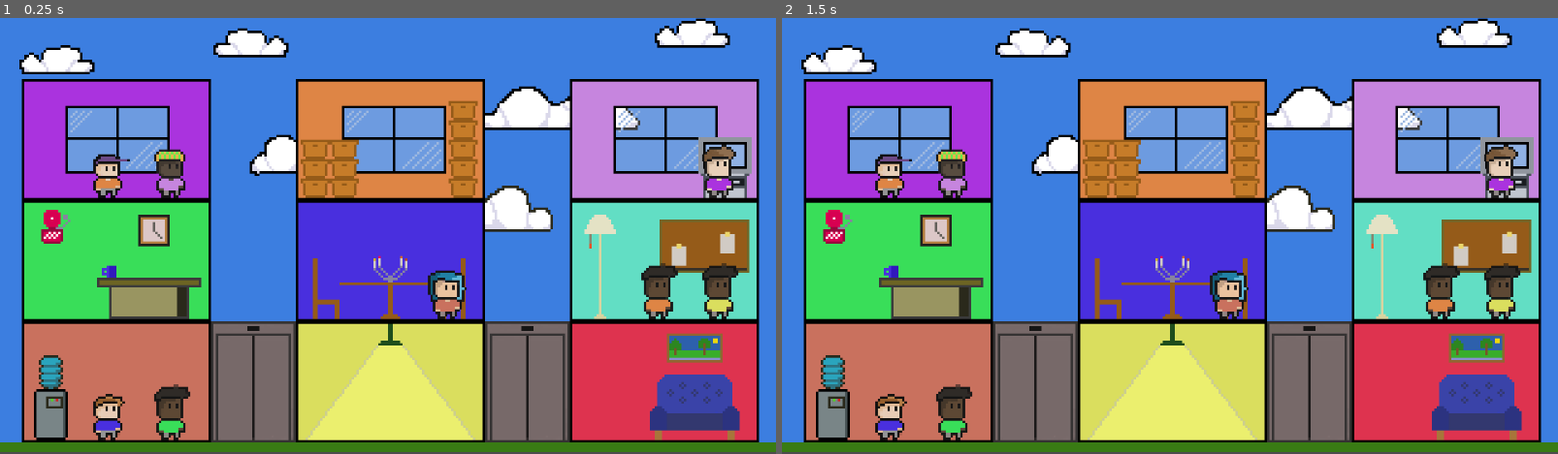
Above: before the commit, frames 1-2 (left to right).
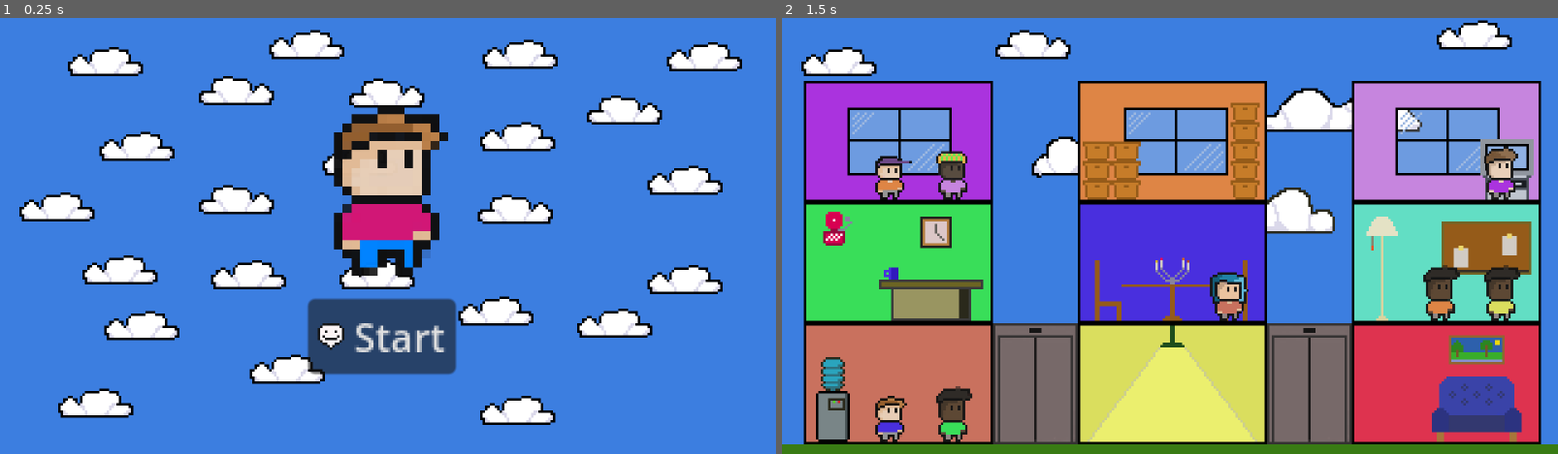
Above: after the commit, the same moments.

Repository: gunarp/gjds-game-jam2
Game: Godot game, scene res://scenes/main.tscn
Two runs of this game, one before a commit and one after it. Both use one fixed random seed, a clock stepped at 60 frames per second and the inputs below.
Inputs (mouse positions are in pixels of both pictures, inside the frame that each line leads up to):
- Up to frame 1 (0.25 s): no input
- Up to frame 2 (1.5 s): click (1162, 336) at 0.5 s, where only the run after the commit has a clickable "Start"; tap Enter at 1.25 s

The runs differ from the first frame. In frame 1, 77% of the frame differs, in the area x 0-100%, y 0-100%; in frame 2, 11%.

Commit message:
add load in screen, level complete overlay, and win screen

Diff:
--- a/resource/levels/level_1.tres
+++ /dev/null
@@ -1,112 +0,0 @@
-[gd_resource type="Resource" script_class="LevelData" load_steps=22 format=3 uid="uid://ce8ticml60k8b"]
-
-[ext_resource type="Script" uid="uid://dy2hcpxq84lej" path="res://resource/levels/serialized_building.gd" id="1_ysavn"]
-[ext_resource type="Script" uid="uid://bwjikpjcoc5di" path="res://resource/levels/level_data.gd" id="2_8rktw"]
-[ext_resource type="Script" uid="uid://c270orf2dreww" path="res://resource/levels/serialized_room.gd" id="2_wk8b6"]
-[ext_resource type="Script" uid="uid://bq4eontb3vu1v" path="res://resource/levels/serliazed_passenger.gd" id="3_ci200"]
-[ext_resource type="Texture2D" uid="uid://bynq2f3dpi716" path="res://resource/assets/art/level_1.png" id="3_cpvnc"]
-[ext_resource type="Texture2D" uid="uid://c4n5paexjayxk" path="res://resource/temp_assets/icon1.png" id="4_dyoow"]
-[ext_resource type="Texture2D" uid="uid://bxmdam7lqmsxm" path="res://resource/temp_assets/icon2.png" id="5_rtx0v"]
-
-[sub_resource type="Resource" id="Resource_ci200"]
-script = ExtResource("2_wk8b6")
-room_id = 0
-passengers = Array[ExtResource("3_ci200")]([])
-metadata/_custom_type_script = "uid://c270orf2dreww"
-
-[sub_resource type="Resource" id="Resource_pqrk7"]
-script = ExtResource("3_ci200")
-visual = ExtResource("4_dyoow")
-dest_room_id = 1
-metadata/_custom_type_script = "uid://bq4eontb3vu1v"
-
-[sub_resource type="Resource" id="Resource_5yo5w"]
-script = ExtResource("3_ci200")
-visual = ExtResource("5_rtx0v")
-dest_room_id = 2
-metadata/_custom_type_script = "uid://bq4eontb3vu1v"
-
-[sub_resource type="Resource" id="Resource_dyoow"]
-script = ExtResource("2_wk8b6")
-room_id = 1
-passengers = Array[ExtResource("3_ci200")]([SubResource("Resource_pqrk7"), SubResource("Resource_5yo5w")])
-metadata/_custom_type_script = "uid://c270orf2dreww"
-
-[sub_resource type="Resource" id="Resource_rtx0v"]
-script = ExtResource("2_wk8b6")
-room_id = 2
-passengers = Array[ExtResource("3_ci200")]([])
-metadata/_custom_type_script = "uid://c270orf2dreww"
-
-[sub_resource type="Resource" id="Resource_fkikd"]
-script = ExtResource("1_ysavn")
-rooms = Dictionary[int, ExtResource("2_wk8b6")]({
-0: SubResource("Resource_ci200"),
-1: SubResource("Resource_dyoow"),
-2: SubResource("Resource_rtx0v")
-})
-metadata/_custom_type_script = "uid://dy2hcpxq84lej"
-
-[sub_resource type="Resource" id="Resource_7fx5i"]
-script = ExtResource("2_wk8b6")
-room_id = 3
-passengers = Array[ExtResource("3_ci200")]([])
-metadata/_custom_type_script = "uid://c270orf2dreww"
-
-[sub_resource type="Resource" id="Resource_w2ai2"]
-script = ExtResource("2_wk8b6")
-room_id = 4
-passengers = Array[ExtResource("3_ci200")]([])
-metadata/_custom_type_script = "uid://c270orf2dreww"
-
-[sub_resource type="Resource" id="Resource_dytda"]
-script = ExtResource("2_wk8b6")
-room_id = 5
-passengers = Array[ExtResource("3_ci200")]([])
-metadata/_custom_type_script = "uid://c270orf2dreww"
-
-[sub_resource type="Resource" id="Resource_pfkvb"]
-script = ExtResource("1_ysavn")
-rooms = Dictionary[int, ExtResource("2_wk8b6")]({
-0: SubResource("Resource_7fx5i"),
-1: SubResource("Resource_w2ai2"),
-2: SubResource("Resource_dytda")
-})
-metadata/_custom_type_script = "uid://dy2hcpxq84lej"
-
-[sub_resource type="Resource" id="Resource_v4w12"]
-script = ExtResource("2_wk8b6")
-room_id = 6
-passengers = Array[ExtResource("3_ci200")]([])
-metadata/_custom_type_script = "uid://c270orf2dreww"
-
-[sub_resource type="Resource" id="Resource_4vkfo"]
-script = ExtResource("2_wk8b6")
-room_id = 7
-passengers = Array[ExtResource("3_ci200")]([])
-metadata/_custom_type_script = "uid://c270orf2dreww"
-
-[sub_resource type="Resource" id="Resource_foq1o"]
-script = ExtResource("2_wk8b6")
-room_id = 8
-passengers = Array[ExtResource("3_ci200")]([])
-metadata/_custom_type_script = "uid://c270orf2dreww"
-
-[sub_resource type="Resource" id="Resource_a0ykh"]
-script = ExtResource("1_ysavn")
-rooms = Dictionary[int, ExtResource("2_wk8b6")]({
-0: SubResource("Resource_v4w12"),
-1: SubResource("Resource_4vkfo"),
-2: SubResource("Resource_foq1o")
-})
-metadata/_custom_type_script = "uid://dy2hcpxq84lej"
-
-[resource]
-script = ExtResource("2_8rktw")
-level_visual = ExtResource("3_cpvnc")
-buildings = Dictionary[int, ExtResource("1_ysavn")]({
-0: SubResource("Resource_fkikd"),
-1: SubResource("Resource_pfkvb"),
-2: SubResource("Resource_a0ykh")
-})
-metadata/_custom_type_script = "uid://bwjikpjcoc5di"
--- a/resource/levels/level_data.gd
+++ /dev/null
@@ -1,27 +0,0 @@
-extends Resource
-
-class_name LevelData
-# Provide some strong typing to make visual level editing possible
-# This is some fancy decoration around a dictionary that looks like this:
-# {
-#   building_1: {
-#     floor_1: {
-#       room_id
-#       [initial_passengers]
-#     }
-#     floor_2: {
-#       room_id
-#       [initial_passengers]
-#     }
-#   }
-# }
-# Can experiment with a json based solution too, if editing
-# through the inspector proves to be too clumsy.
-
-@export var level_visual: Texture2D
-@export var buildings: Dictionary[int, SerializedBuilding]
-
-# _init called before @export initializations are done
-func _init(_visual = null, _buildings = {} as Dictionary[int, SerializedBuilding]) -> void:
-  level_visual = _visual
-  buildings = _buildings
--- a/resource/levels/serialized_building.gd
+++ /dev/null
@@ -1,8 +0,0 @@
-extends Resource
-
-class_name SerializedBuilding
-
-@export var rooms: Dictionary[int, SerializedRoom]
-
-func _init(_rooms = {} as Dictionary[int, SerializedRoom]) -> void:
-  rooms = _rooms
--- a/resource/levels/serialized_room.gd
+++ /dev/null
@@ -1,10 +0,0 @@
-extends Resource
-
-class_name SerializedRoom
-
-@export var room_id: int
-@export var passengers: Array[SerializedPassenger]
-
-func _init(_id = -1, _passengers = [] as Array[SerializedPassenger]) -> void:
-  room_id = _id
-  passengers = _passengers
--- a/resource/levels/serliazed_passenger.gd
+++ /dev/null
@@ -1,10 +0,0 @@
-extends Resource
-
-class_name SerializedPassenger
-
-@export var visual: Texture2D
-@export var dest_room_id: int
-
-func _init(_visual = null, _dest = -1) -> void:
-  visual = _visual
-  dest_room_id = _dest
--- a/scenes/main.tscn
+++ b/scenes/main.tscn
@@ -1,16 +1,26 @@
-[gd_scene load_steps=3 format=3 uid="uid://c4gmnfmha0w34"]
+[gd_scene load_steps=6 format=3 uid="uid://c4gmnfmha0w34"]
 
-[ext_resource type="PackedScene" uid="uid://bohsecfy8umiy" path="res://scenes/levels/level_1.tscn" id="1_o5qli"]
+[ext_resource type="Script" uid="uid://cixtr8pj5qql5" path="res://scripts/menu/main.gd" id="1_jyhfs"]
 [ext_resource type="AudioStream" uid="uid://b34w5yim6lcs8" path="res://resource/assets/sound/bossanova_2.mp3" id="2_0wfyh"]
+[ext_resource type="PackedScene" uid="uid://bf2b8supwxq1n" path="res://scenes/menu/load_in_menu.tscn" id="3_sugp2"]
+[ext_resource type="PackedScene" uid="uid://boguxrjptho46" path="res://scenes/menu/level_complete_overlay.tscn" id="4_jyhfs"]
+[ext_resource type="PackedScene" uid="uid://c8y66p74a8jh2" path="res://scenes/menu/win_screen.tscn" id="5_tbgi4"]
 
 [node name="Main" type="Node"]
-
-[node name="Level1" parent="." instance=ExtResource("1_o5qli")]
-position = Vector2(0, -3)
-scale = Vector2(4, 4)
+script = ExtResource("1_jyhfs")
 
 [node name="AudioStreamPlayer2D" type="AudioStreamPlayer2D" parent="."]
 stream = ExtResource("2_0wfyh")
 volume_db = -1.56
 autoplay = true
 parameters/looping = true
+
+[node name="LoadInMenu" parent="." instance=ExtResource("3_sugp2")]
+scale = Vector2(4, 4)
+
+[node name="LevelCompleteOverlay" parent="." instance=ExtResource("4_jyhfs")]
+visible = false
+
+[node name="WinScreen" parent="." instance=ExtResource("5_tbgi4")]
+visible = false
+scale = Vector2(4, 4)
--- /dev/null
+++ b/scenes/menu/level_complete_overlay.tscn
@@ -0,0 +1,53 @@
+[gd_scene load_steps=4 format=3 uid="uid://boguxrjptho46"]
+
+[ext_resource type="Script" uid="uid://bwi3w787k78i8" path="res://scripts/menu/stopwatch_display.gd" id="1_oes5g"]
+
+[sub_resource type="LabelSettings" id="LabelSettings_fvxwl"]
+font_size = 60
+
+[sub_resource type="LabelSettings" id="LabelSettings_oes5g"]
+font_size = 60
+
+[node name="LevelCompleteOverlay" type="Control"]
+layout_mode = 3
+anchors_preset = 15
+anchor_right = 1.0
+anchor_bottom = 1.0
+grow_horizontal = 2
+grow_vertical = 2
+
+[node name="Panel" type="Panel" parent="."]
+layout_mode = 0
+offset_right = 40.0
+offset_bottom = 40.0
+scale = Vector2(31.9593, 17.9893)
+
+[node name="Good job message" type="Label" parent="."]
+layout_mode = 0
+offset_left = 392.0
+offset_top = 160.0
+offset_right = 880.0
+offset_bottom = 242.0
+text = "Rooms Balanced!"
+label_settings = SubResource("LabelSettings_fvxwl")
+
+[node name="TimerDisplay" type="Label" parent="."]
+layout_mode = 0
+offset_left = 344.0
+offset_top = 294.0
+offset_right = 949.0
+offset_bottom = 377.0
+text = "Time Taken: "
+label_settings = SubResource("LabelSettings_oes5g")
+script = ExtResource("1_oes5g")
+metadata/_custom_type_script = "uid://bwi3w787k78i8"
+
+[node name="NextLevelButton" type="Button" parent="."]
+layout_mode = 0
+offset_left = 450.0
+offset_top = 445.0
+offset_right = 620.0
+offset_bottom = 476.0
+scale = Vector2(2.23867, 2.23867)
+button_mask = 7
+text = "Go to next level"
--- a/scenes/menu/load_in_menu.tscn
+++ b/scenes/menu/load_in_menu.tscn
@@ -1,4 +1,8 @@
-[gd_scene format=3 uid="uid://bf2b8supwxq1n"]
+[gd_scene load_steps=4 format=3 uid="uid://bf2b8supwxq1n"]
+
+[ext_resource type="Texture2D" uid="uid://dgu0ak6dmx1m1" path="res://resource/temp_assets/load_in_background.png" id="1_icv44"]
+[ext_resource type="Texture2D" uid="uid://dyivma2a2vdr6" path="res://resource/assets/art/char_1.png" id="2_c6cfe"]
+[ext_resource type="Texture2D" uid="uid://bul6btrytyudt" path="res://resource/assets/art/smiley.png" id="2_sj073"]
 
 [node name="LoadInMenu" type="Control"]
 layout_mode = 3
@@ -7,3 +11,28 @@
 anchor_bottom = 1.0
 grow_horizontal = 2
 grow_vertical = 2
+
+[node name="Background" type="TextureRect" parent="."]
+layout_mode = 0
+offset_right = 40.0
+offset_bottom = 40.0
+texture = ExtResource("1_icv44")
+
+[node name="StartButton" type="Button" parent="."]
+layout_mode = 0
+offset_left = 127.0
+offset_top = 116.0
+offset_right = 188.0
+offset_bottom = 147.0
+button_mask = 7
+text = "Start"
+icon = ExtResource("2_sj073")
+
+[node name="Title" type="TextureRect" parent="."]
+layout_mode = 0
+offset_left = 134.0
+offset_top = 36.0
+offset_right = 174.0
+offset_bottom = 76.0
+scale = Vector2(1.27093, 1.76486)
+texture = ExtResource("2_c6cfe")
--- a/scenes/menu/pause_menu.tscn
+++ /dev/null
@@ -1,9 +0,0 @@
-[gd_scene format=3 uid="uid://boguxrjptho46"]
-
-[node name="PauseMenu" type="Control"]
-layout_mode = 3
-anchors_preset = 15
-anchor_right = 1.0
-anchor_bottom = 1.0
-grow_horizontal = 2
-grow_vertical = 2
--- /dev/null
+++ b/scenes/menu/win_screen.tscn
@@ -0,0 +1,32 @@
+[gd_scene load_steps=2 format=3 uid="uid://c8y66p74a8jh2"]
+
+[ext_resource type="Texture2D" uid="uid://dgu0ak6dmx1m1" path="res://resource/temp_assets/load_in_background.png" id="1_dbu1v"]
+
+[node name="WinScreen" type="Control"]
+layout_mode = 3
+anchors_preset = 15
+anchor_right = 1.0
+anchor_bottom = 1.0
+grow_horizontal = 2
+grow_vertical = 2
+
+[node name="TextureRect" type="TextureRect" parent="."]
+layout_mode = 0
+offset_right = 40.0
+offset_bottom = 40.0
+texture = ExtResource("1_dbu1v")
+
+[node name="Panel" type="Panel" parent="."]
+layout_mode = 0
+offset_left = 35.0
+offset_top = 16.0
+offset_right = 284.0
+offset_bottom = 158.0
+
+[node name="Label" type="Label" parent="."]
+layout_mode = 0
+offset_left = 99.0
+offset_top = 75.0
+offset_right = 225.0
+offset_bottom = 98.0
+text = "You Won!! 🎉🛗"
--- a/scripts/game/level_state.gd
+++ b/scripts/game/level_state.gd
@@ -1,4 +1,4 @@
-extends Node
+extends Node2D
 
 class_name LevelState
 
@@ -18,14 +18,15 @@
 
 @export_file("*.json") var initial_level_json
 
+signal level_complete
+
 # * Maps Building identifier to list of rooms in building
 # * The index of the list is the floor the room is located on
 # * If there is no room on that floor, the room id will be -1
 var buildings: Array[Array]
 
-
-func _init() -> void:
-  pass
+var passenger_count: int = 0
+var arrived_count: int = 0
 
 
 func _ready() -> void:
@@ -49,29 +50,34 @@
       else:
         # ? Quite a bit of opportunity to clean this up later
 
-
         var room = Room.new(room_raw["room_id"] as int, room_raw["max_size"] as int, room_dims)
-
         # Position is set to top left corner of room
         room.position.x = side_margin + (buildings.size() * (room_dims.x + elevator_width))
         room.position.y = max_y - floor_margin - ((building_rooms.size() + 1) * room_dims.y) - 1
-
         add_child(room)
 
         var initial_passengers: Array[Passenger] = [] as Array[Passenger]
         for p_raw in room_raw["initial_passengers"]:
           var p = Passenger.new_passenger(p_raw["dest_room"] as int, p_raw["sprite_style"] as int)
           initial_passengers.push_back(p)
+          passenger_count += 1
 
         for p in initial_passengers:
           room.push_passenger(Elevator.COMMAND.RIGHT, p)
 
+        room.connect("passenger_arrived_at_destination", _on_passenger_arrived)
         building_rooms.push_back(room_raw["room_id"] as int)
 
     buildings.push_back(building_rooms)
 
   $ElevatorLeft.register_opened_handler(elevator_opened)
   $ElevatorRight.register_opened_handler(elevator_opened)
+
+
+func _on_passenger_arrived() -> void:
+  arrived_count += 1
+  if arrived_count == passenger_count:
+    level_complete.emit()
 
 
 func _lookup_room_id(building_id: int, floor_id: int) -> int:
--- /dev/null
+++ b/scripts/menu/main.gd
@@ -0,0 +1,95 @@
+extends Node
+
+# store current scene, start pointing at load in menu
+# array for level sequences
+# consume level complete signal to iterate through the array
+
+var level_scene_uids: Array[String]
+var next_level: PackedScene
+var current_level_ref: LevelState
+
+@onready var start_button_ref = $LoadInMenu/StartButton
+@onready var next_button_ref = $LevelCompleteOverlay/NextLevelButton
+
+var time_elapsed: float = 0.0
+
+const win_screen_uid = "uid://c8y66p74a8jh2"
+
+func _init() -> void:
+  level_scene_uids = [
+    "uid://bohsecfy8umiy",
+    "uid://bohsecfy8umiy"
+  ]
+
+  next_level = load(level_scene_uids.pop_front())
+
+
+func _ready() -> void:
+  start_button_ref.connect("pressed", _on_start_pushed)
+  next_button_ref.connect("pressed", _on_next_level_requested)
+  $LevelCompleteOverlay.z_index = 100
+
+
+func _scale_to_screen(n: Node2D) -> void:
+  n.apply_scale(Vector2(4, 4))
+
+
+func _switch_next_level() -> void:
+  current_level_ref = next_level.instantiate() as LevelState
+  add_child(current_level_ref)
+  _scale_to_screen(current_level_ref)
+  current_level_ref.connect("level_complete", _on_level_completed)
+  next_level = null
+
+  time_elapsed = 0.0
+
+
+func _on_start_pushed() -> void:
+  _switch_next_level()
+  start_button_ref = null
+  $LoadInMenu.hide()
+  $LoadInMenu.queue_free()
+
+
+func _on_level_completed() -> void:
+  # Thanks https://gamedevbeginner.com/how-to-make-a-timer-in-godot-count-up-down-in-minutes-seconds/
+  var format_time_lambda = func(time: float) -> String:
+    var minutes: int = int(time / 60)
+    var seconds: int = int(fmod(time, 60))
+    var millis: int = int(fmod(time, 1) * 100)
+
+    return "%02d:%02d:%02d" % [minutes, seconds, millis]
+
+  var time_taken = format_time_lambda.call(time_elapsed)
+
+  print("level completed in ", time_taken)
+  $LevelCompleteOverlay/TimerDisplay.change_display_time(time_taken)
+  $LevelCompleteOverlay.show()
+  move_child($LevelCompleteOverlay, -1)
+
+  if not level_scene_uids.is_empty():
+    next_level = load(level_scene_uids.pop_front())
+  else:
+    next_level = null
+
+
+func _on_next_level_requested() -> void:
+  print("next level requested")
+  $LevelCompleteOverlay.hide()
+  if next_level != null:
+    var old_level_ref = current_level_ref
+    old_level_ref.disconnect("level_complete", _on_level_completed)
+
+    _switch_next_level()
+
+    remove_child(old_level_ref)
+    old_level_ref.queue_free()
+  else:
+    $WinScreen.z_index = 101
+    $WinScreen.show()
+    remove_child(current_level_ref)
+    current_level_ref.queue_free()
+
+
+func _process(delta: float) -> void:
+  time_elapsed += delta
--- /dev/null
+++ b/scripts/menu/stopwatch_display.gd
@@ -0,0 +1,8 @@
+extends Label
+
+class_name StopWatchDisplay
+
+const base = "Time Taken: "
+
+func change_display_time(time: String) -> void:
+  self.text = base + time
Not shown, removed: resource/levels/level_data.gd.uid
Not shown, removed: resource/levels/serialized_building.gd.uid
Not shown, removed: resource/levels/serialized_room.gd.uid
Not shown, removed: resource/levels/serliazed_passenger.gd.uid
Binary file added: resource/temp_assets/load_in_background.png
Not shown, added: resource/temp_assets/load_in_background.png.import
Not shown, added: scripts/menu/main.gd.uid
Not shown, added: scripts/menu/stopwatch_display.gd.uid
